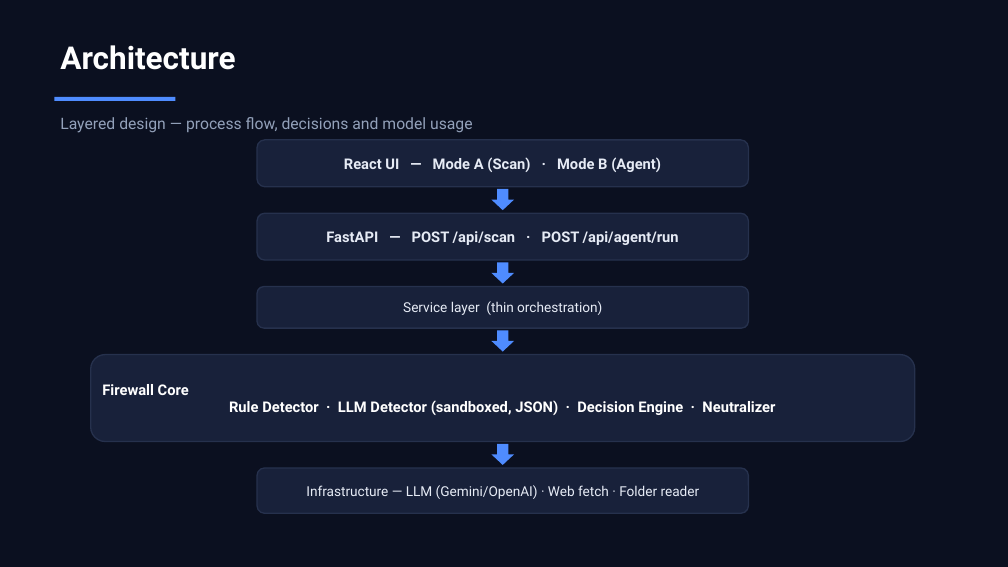
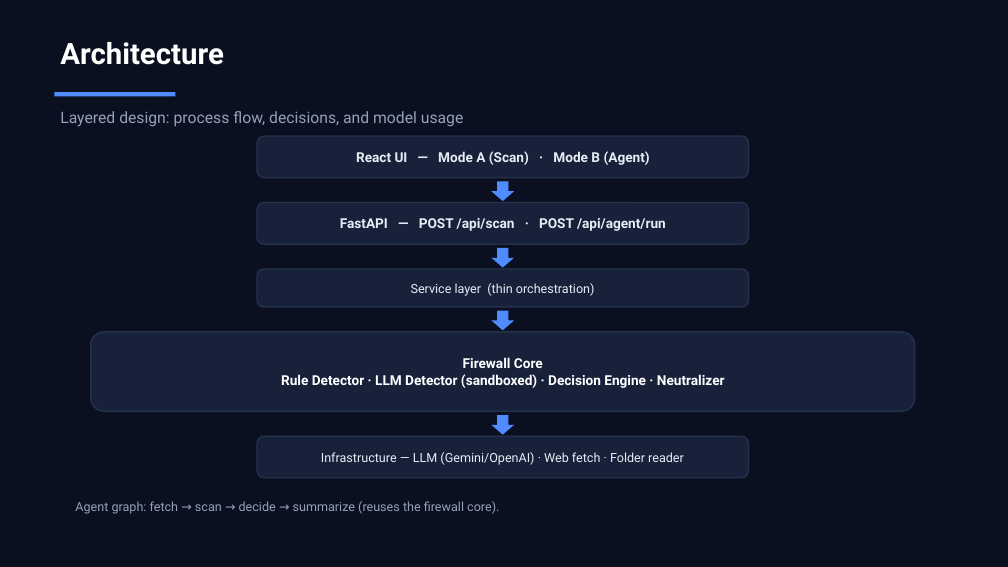
Before and after one commit to Bhavin0206/prompt-injection-firewall, a slide deck: slide 8 of docs/pitch_deck.pptx (slide 5 before the commit). Drawn at 1008x567 pixels with LibreOffice and Linux fonts; fonts in the diff are those of the drawing. Boxes give left, top, right and bottom in pixels: in the first picture for what was removed or moved away, otherwise in the second. Text is boxed around its words. In the diff, an @@ line names an element or a change of style, - is before the commit and + after.

Commit message:
docs: pitch deck v2 - real screenshots, PDF export, drop generator
- add Mode A (blocked/safe) and Mode B (dashboard) screenshots

- rebuild deck: 14 slides, plain-language 'How It Works', screenshot slides

- thin border on screenshots; matched sizes (no distortion)

- export docs/pitch_deck.pdf (14 pages) for submission

- remove the deck generator script from the repo (kept locally, git-ignored)

```diff
--- a/docs/pitch_deck.pptx
+++ b/docs/pitch_deck.pptx
@@ text "Architecture" at <box>60,42,224,65</box>: size 30 to 28 pt @@
@@ rectangle: place and size @@
-rectangle at <box>54,97,175,101</box>
+rectangle at <box>54,92,175,97</box>
@@ text at <box>60,111,464,127</box>: text changed @@
-Layered design — process flow, decisions and model usage
+Layered design: process flow, decisions, and model usage
@@ rounded rectangle "React UI — Mode A ...": place and size @@
-rounded rectangle "React UI — Mode A ..." at <box>257,140,749,187</box>
+rounded rectangle "React UI — Mode A ..." at <box>257,136,749,178</box>
@@ rounded rectangle "React UI — Mode A ..." at <box>257,136,749,178</box>: size 14 to 13 pt @@
@@ rounded rectangle "FastAPI — POST /api/scan · ..." at <box>257,203,749,244</box>: size 14 to 13 pt @@
@@ rounded rectangle "FastAPI — POST /api/scan · ...": place and size @@
-rounded rectangle "FastAPI — POST /api/scan · ..." at <box>257,213,749,260</box>
+rounded rectangle "FastAPI — POST /api/scan · ..." at <box>257,203,749,244</box>
@@ down arrow: place and size @@
-down arrow at <box>492,189,514,210</box>
+down arrow at <box>492,181,514,201</box>
@@ rounded rectangle "Service layer (thin orchestration)": place and size @@
-rounded rectangle "Service layer (thin orchestration)" at <box>257,287,749,328</box>
+rounded rectangle "Service layer (thin orchestration)" at <box>257,269,749,307</box>
@@ rounded rectangle "Service layer (thin orchestration)" at <box>257,269,749,307</box>: size 13 to 12 pt @@
@@ down arrow: place and size @@
-down arrow at <box>492,262,514,284</box>
+down arrow at <box>492,248,514,268</box>
@@ down arrow: place and size @@
-down arrow at <box>492,330,514,352</box>
+down arrow at <box>492,311,514,330</box>
@@ rounded rectangle "Firewall Core": place and size @@
-rounded rectangle "Firewall Core" at <box>91,355,915,442</box>
+rounded rectangle "Firewall Core" at <box>91,332,915,411</box>
@@ text in rounded rectangle at <box>281,357,725,388</box>: text changed; size 14 to 13 pt @@
-Firewall Core
-Rule Detector · LLM Detector (sandboxed, JSON) · Decision Engine · Neutralizer
+Firewall Core
+Rule Detector · LLM Detector (sandboxed) · Decision Engine · Neutralizer
@@ down arrow: place and size @@
-down arrow at <box>492,444,514,465</box>
+down arrow at <box>492,415,514,435</box>
@@ rounded rectangle "Infrastructure — LLM (Gemini/OpenAI) · ..." at <box>257,436,749,478</box>: size 13 to 12 pt @@
@@ rounded rectangle "Infrastructure — LLM (Gemini/OpenAI) · ...": place and size @@
-rounded rectangle "Infrastructure — LLM (Gemini/OpenAI) · ..." at <box>257,468,749,513</box>
+rounded rectangle "Infrastructure — LLM (Gemini/OpenAI) · ..." at <box>257,436,749,478</box>
@@ text added at <box>75,501,499,514</box>, 12 pt, text #93A1BA @@
+Agent graph: fetch → scan → decide → summarize (reuses the firewall core).
```
Also in this commit, not shown: 10 other slides changed, 3 slides added, 5 other files.
